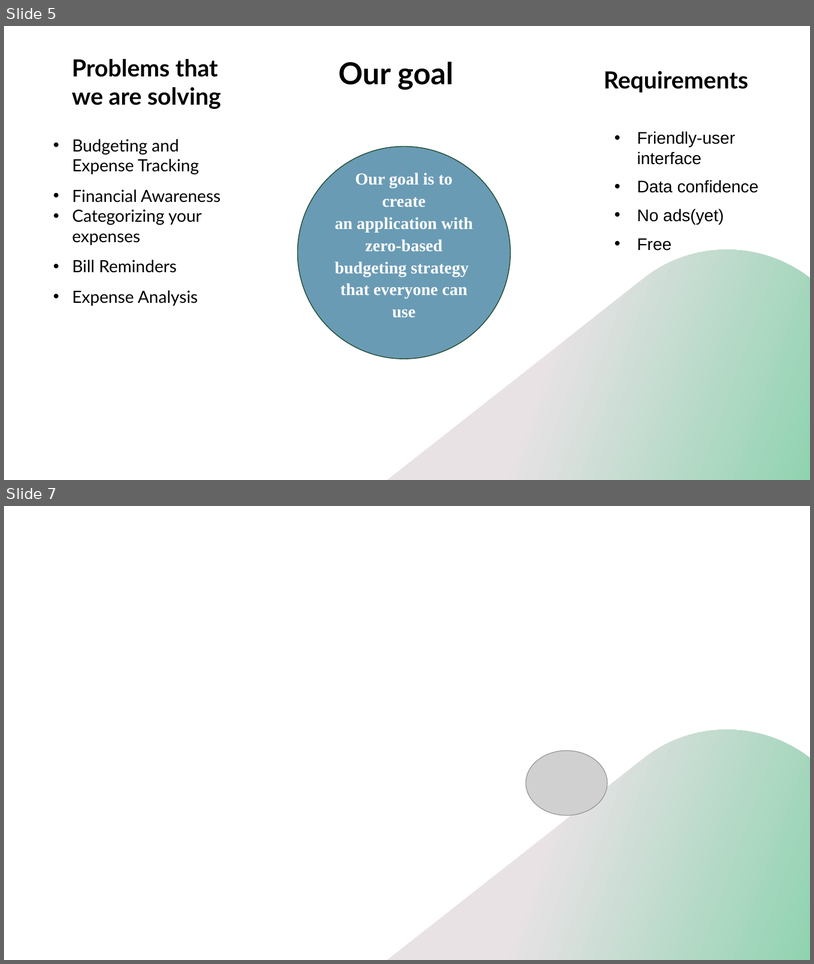
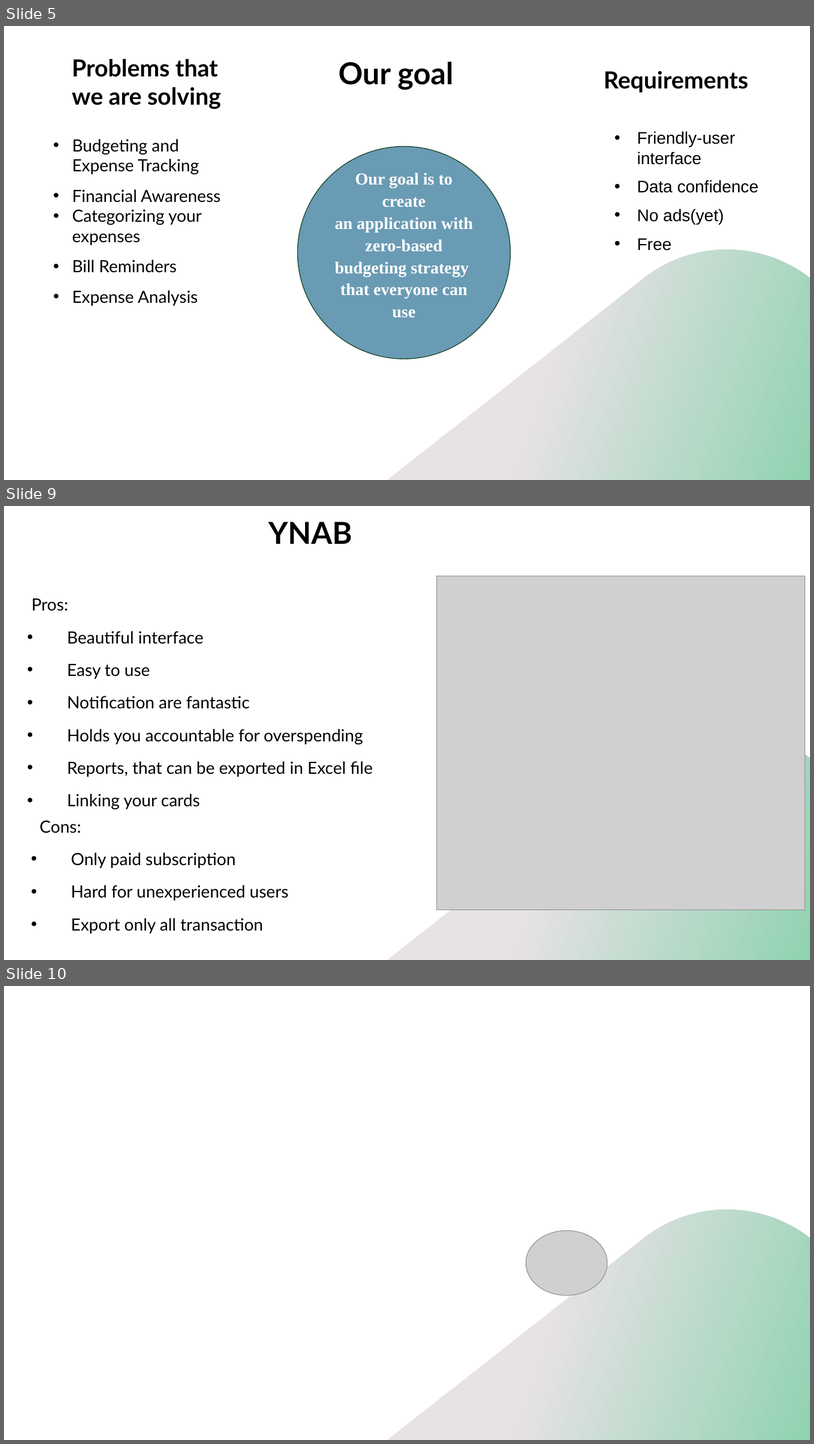
Before and after one commit to c1own-depressed/MYB-Manage-Your-Budget-, a slide deck: documents/Presentation.pptx. Shown one above the other, each under a label of ours: slides 5 and 7 before the commit, slides 5, 9 and 10 after it; the slides between them are not shown. The pictures are 814x964 and 814x1444 pixels, drawn with LibreOffice and Linux fonts; fonts in the diff are those of the drawing; grey boxes stand for pictures; background and template pictures are left out. Boxes give left, top, right and bottom in pixels: in the first picture for what was removed or moved away, otherwise in the second. Text is boxed around its words. In the diff, an @@ line names an element or a change of style, - is before the commit and + after.

```diff
--- a/documents/Presentation.pptx
+++ b/documents/Presentation.pptx
@@ slide 9 added at (4,506,810,960), background #FFFFFF; not listed: 1 template element that a slide beside it also shows @@
@@ title added at (269,522,353,544), 36 pt, text #000000, bold @@
+YNAB
@@ picture added at (437,576,806,910) @@
@@ subtitle added at (32,598,372,809), 20 pt, text #000000 @@
+Pros:
+• Beautiful interface
+• Easy to use
+• Notification are fantastic
+• Holds you accountable for overspending
+• Reports, that can be exported in Excel file
+• Linking your cards
@@ text added at (39,820,289,933), 20 pt, text #000000 @@
+Cons:
+• Only paid subscription
+• Hard for unexperienced users
+• Export only all transaction
@@ what was slide 7 is now slide 10 @@
```
Also in this commit, not shown: 3 other slides added, 1 slide removed.
